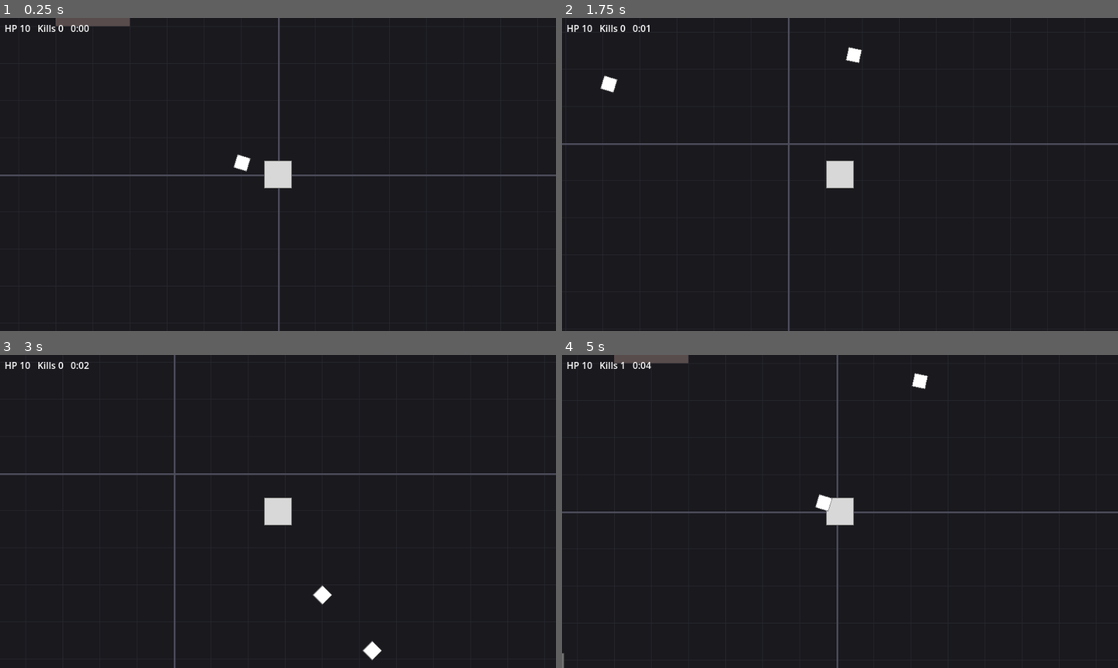
Above: before the commit, frames 1-4 (two rows, left to right).
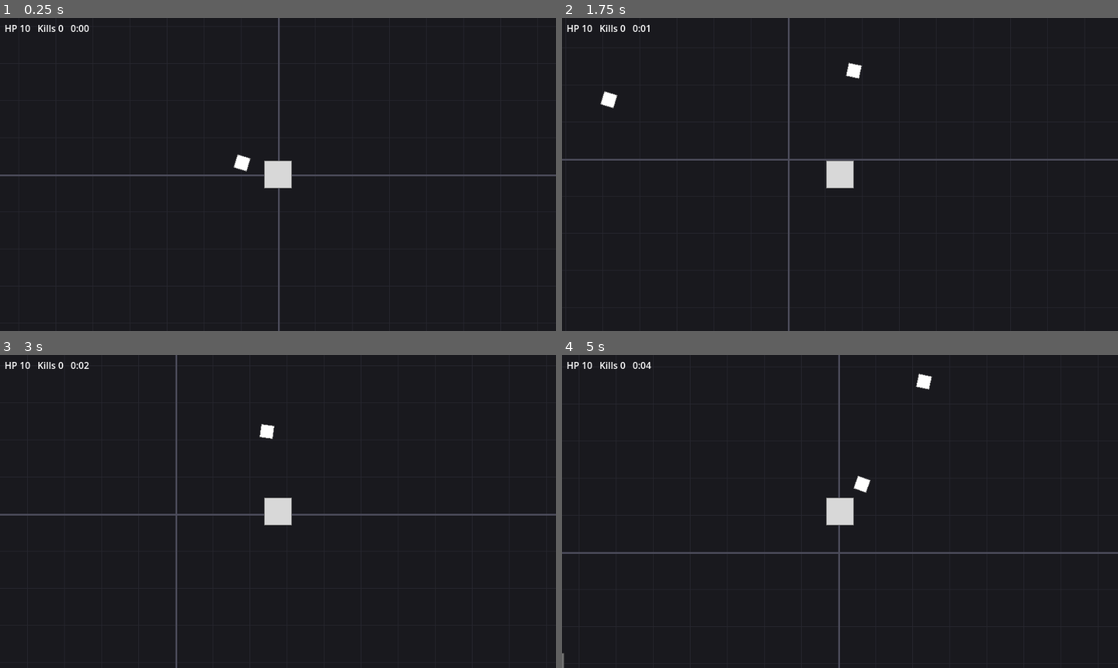
Above: after the commit, the same moments.

Repository: Veavictis/Abstractus
Game: Godot game, scene res://scenes/levels/test_level.tscn
Two runs of this game, one before a commit and one after it. Both use one fixed random seed, a clock stepped at 60 frames per second and the inputs below.
Inputs:
- Up to frame 1 (0.25 s): no input
- Up to frame 2 (1.75 s): hold D (move_right) 0.53-1.28 s; hold S (move_down) from 1.28 s (still down)
- Up to frame 3 (3 s): release S (move_down) at 2.03 s; hold D (move_right) 2.03-2.78 s; hold W (move_up) from 2.78 s (still down)
- Up to frame 4 (5 s): release W (move_up) at 3.53 s; hold A (move_left) from 3.53 s (still down)

The runs differ from the first frame. In frame 1, 0.3% of the frame differs, in the area x 10-24%, y 0-3%; in frame 2, 1.8%; in frame 3, 2.1%; in frame 4, 2.4%, in the area x 0-100%, y 0-100%.

Commit message:
Trace the level 1 background's obstacles; block enemies and shots
The 18 outlined shapes in level_1.png are CollisionPolygon2D obstacles. Enemies are now
CharacterBody2D that slide along obstacles, and player shots stop on them. The PNG itself
is added from the creator's PC (Git LFS).

Co-Authored-By: Claude Opus 5.5 <noreply@anthropic.com>
Claude-Session: https://claude.ai/code/session_01DncowDNkGb5khGGzWE9Dwx

Diff:
--- a/scenes/actors/enemy.gd
+++ b/scenes/actors/enemy.gd
@@ -1,6 +1,7 @@
 class_name Enemy
-extends Area2D
-## Test enemy: walks straight at the player and dies after `max_health` hits.
+extends CharacterBody2D
+## Test enemy: walks straight at the player, sliding along obstacles, and dies after
+## `max_health` hits. Shots and the player's hurtbox touch its `Hitbox` area.
 ## Every number here is a placeholder to tune in the Inspector.
 
 signal killed
@@ -19,11 +20,12 @@
 	add_to_group("enemies")
 
 
-func _physics_process(delta: float) -> void:
+func _physics_process(_delta: float) -> void:
 	if not is_instance_valid(target):
 		return
 	var direction := global_position.direction_to(target.global_position)
-	position += direction * speed * delta
+	velocity = direction * speed
+	move_and_slide()
 	if direction.x != 0.0:
 		_sprite.flip_h = direction.x < 0.0
 
--- a/scenes/actors/enemy.tscn
+++ b/scenes/actors/enemy.tscn
@@ -6,10 +6,10 @@
 [sub_resource type="CircleShape2D" id="CircleShape2D_enemy"]
 radius = 16.0
 
-[node name="Enemy" type="Area2D"]
-collision_layer = 2
-collision_mask = 0
-monitoring = false
+[node name="Enemy" type="CharacterBody2D"]
+collision_layer = 0
+collision_mask = 8
+motion_mode = 1
 script = ExtResource("1_enemy")
 
 [node name="Sprite" type="Sprite2D" parent="."]
@@ -17,5 +17,13 @@
 art_path = "res://assets/art/sprites/enemy.png"
 placeholder_color = Color(0.45, 0.45, 0.45, 1)
 
-[node name="Shape" type="CollisionShape2D" parent="."]
+[node name="Body" type="CollisionShape2D" parent="."]
 shape = SubResource("CircleShape2D_enemy")
+
+[node name="Hitbox" type="Area2D" parent="."]
+collision_layer = 2
+collision_mask = 0
+monitoring = false
+
+[node name="Shape" type="CollisionShape2D" parent="Hitbox"]
+shape = SubResource("CircleShape2D_enemy")
--- a/scenes/actors/player_shot.gd
+++ b/scenes/actors/player_shot.gd
@@ -1,6 +1,7 @@
 class_name PlayerShot
 extends Area2D
-## Test auto-attack shot: flies straight, hits the first enemy it touches.
+## Test auto-attack shot: flies straight, hits the first enemy it touches, and stops at
+## obstacles.
 ## The art is drawn facing right; the shot rotates to its direction.
 
 @export var speed := 300.0
@@ -13,6 +14,7 @@
 func _ready() -> void:
 	rotation = direction.angle()
 	area_entered.connect(_on_area_entered)
+	body_entered.connect(func(_body: Node2D) -> void: queue_free())
 	get_tree().create_timer(lifetime).timeout.connect(queue_free)
 
 
@@ -21,6 +23,7 @@
 
 
 func _on_area_entered(area: Area2D) -> void:
-	if area is Enemy and not is_queued_for_deletion():
-		area.hit(damage)
+	var enemy := area.get_parent() as Enemy
+	if enemy and not is_queued_for_deletion():
+		enemy.hit(damage)
 		queue_free()
--- a/scenes/actors/player_shot.tscn
+++ b/scenes/actors/player_shot.tscn
@@ -8,7 +8,7 @@
 
 [node name="PlayerShot" type="Area2D"]
 collision_layer = 4
-collision_mask = 2
+collision_mask = 10
 monitorable = false
 script = ExtResource("1_shot")
 
--- a/scenes/levels/background_chunk.gd
+++ b/scenes/levels/background_chunk.gd
@@ -7,7 +7,7 @@
 
 const SIZE := 1024
 
-@export_file("*.png") var art_path := "res://assets/art/backgrounds/test_chunk.png"
+@export_file("*.png") var art_path := "res://assets/art/backgrounds/level_1.png"
 
 @onready var _art: Sprite2D = $Art
 
@@ -29,6 +29,4 @@
 	# Thick lines on the chunk edges, so you can see where one chunk ends.
 	image.fill_rect(Rect2i(0, 0, 3, SIZE), Color(0.3, 0.3, 0.36))
 	image.fill_rect(Rect2i(0, 0, SIZE, 3), Color(0.3, 0.3, 0.36))
-	# Matches the ExampleObstacle hitbox. Delete both once your painting is in.
-	image.fill_rect(Rect2i(640, 640, 128, 128), Color(0.35, 0.3, 0.3))
 	return image
--- a/scenes/levels/background_chunk.tscn
+++ b/scenes/levels/background_chunk.tscn
@@ -1,17 +1,69 @@
-[gd_scene load_steps=2 format=3]
+[gd_scene format=3]
 
 [ext_resource type="Script" path="res://scenes/levels/background_chunk.gd" id="1_chunk"]
 
-[node name="BackgroundChunk" type="Node2D"]
+[node name="BackgroundChunk" type="Node2D" unique_id=1653142968]
 script = ExtResource("1_chunk")
+art_path = "res://assets/art/backgrounds/level_1.png"
 
-[node name="Art" type="Sprite2D" parent="."]
+[node name="Art" type="Sprite2D" parent="." unique_id=236517364]
 z_index = -100
 centered = false
 
-[node name="Obstacles" type="StaticBody2D" parent="."]
+[node name="Obstacles" type="StaticBody2D" parent="." unique_id=10001701]
 collision_layer = 8
 collision_mask = 0
 
-[node name="ExampleObstacle" type="CollisionPolygon2D" parent="Obstacles"]
-polygon = PackedVector2Array(640, 640, 768, 640, 768, 768, 640, 768)
+[node name="Obstacle1" type="CollisionPolygon2D" parent="Obstacles" unique_id=1417163134]
+polygon = PackedVector2Array(991, 13, 989, 14, 987, 14, 985, 19, 984, 19, 984, 24, 986, 26, 986, 28, 991, 31, 996, 31, 1000, 28, 1001, 28, 1002, 24, 1003, 24, 1003, 19, 1001, 17, 1001, 15, 996, 13, 996, 12, 991, 12)
+
+[node name="Obstacle2" type="CollisionPolygon2D" parent="Obstacles" unique_id=1555032203]
+polygon = PackedVector2Array(729, 15, 725, 17, 723, 17, 720, 21, 719, 21, 717, 27, 716, 27, 716, 36, 719, 40, 719, 42, 729, 49, 738, 49, 742, 46, 744, 46, 747, 42, 748, 42, 750, 36, 751, 36, 751, 27, 748, 23, 748, 21, 744, 18, 744, 17, 738, 15, 738, 14, 729, 14)
+
+[node name="Obstacle3" type="CollisionPolygon2D" parent="Obstacles" unique_id=2117719801]
+polygon = PackedVector2Array(397, 17, 397, 28, 397, 29, 640, 28, 641, 28, 640, 17, 640, 16, 397, 16)
+
+[node name="Obstacle4" type="CollisionPolygon2D" parent="Obstacles" unique_id=632850487]
+polygon = PackedVector2Array(154, 35, 153, 35, 153, 65, 135, 65, 134, 41, 63, 41, 62, 42, 62, 65, 30, 66, 29, 66, 30, 96, 62, 96, 63, 207, 134, 207, 135, 206, 135, 96, 153, 96, 154, 155, 166, 155, 167, 154, 167, 96, 179, 95, 180, 95, 180, 66, 167, 65, 167, 35, 154, 34)
+
+[node name="Obstacle5" type="CollisionPolygon2D" parent="Obstacles" unique_id=697362384]
+polygon = PackedVector2Array(809, 37, 808, 37, 808, 72, 844, 72, 845, 72, 845, 37, 809, 36)
+
+[node name="Obstacle6" type="CollisionPolygon2D" parent="Obstacles" unique_id=2817884]
+polygon = PackedVector2Array(410, 250, 409, 250, 409, 313, 473, 313, 474, 313, 474, 250, 410, 249)
+
+[node name="Obstacle7" type="CollisionPolygon2D" parent="Obstacles" unique_id=403852589]
+polygon = PackedVector2Array(673, 261, 672, 261, 672, 408, 692, 408, 693, 408, 693, 261, 673, 260)
+
+[node name="Obstacle8" type="CollisionPolygon2D" parent="Obstacles" unique_id=286034710]
+polygon = PackedVector2Array(30, 361, 27, 362, 24, 362, 23, 364, 21, 364, 15, 372, 14, 372, 12, 378, 12, 387, 14, 390, 14, 393, 16, 394, 16, 396, 24, 402, 24, 403, 30, 405, 39, 405, 42, 403, 45, 403, 46, 401, 48, 401, 52, 396, 53, 396, 56, 387, 57, 387, 57, 378, 55, 375, 55, 372, 53, 371, 53, 369, 45, 363, 45, 362, 39, 361, 39, 360, 30, 360)
+
+[node name="Obstacle9" type="CollisionPolygon2D" parent="Obstacles" unique_id=2079839728]
+polygon = PackedVector2Array(906, 428, 902, 430, 900, 430, 893, 440, 893, 449, 900, 459, 902, 459, 902, 470, 905, 476, 905, 478, 908, 480, 908, 482, 915, 487, 915, 488, 923, 491, 926, 491, 926, 494, 930, 499, 930, 501, 935, 504, 935, 505, 942, 507, 942, 508, 950, 508, 955, 505, 957, 505, 958, 503, 960, 503, 963, 498, 964, 498, 966, 491, 967, 491, 966, 483, 966, 480, 962, 475, 962, 473, 957, 469, 955, 469, 955, 459, 952, 453, 952, 451, 949, 449, 949, 447, 942, 442, 942, 441, 934, 438, 926, 438, 925, 436, 925, 434, 921, 431, 921, 430, 915, 428, 915, 427, 906, 427)
+
+[node name="Obstacle10" type="CollisionPolygon2D" parent="Obstacles" unique_id=190341156]
+polygon = PackedVector2Array(525, 489, 522, 489, 521, 491, 519, 491, 516, 496, 515, 496, 514, 499, 514, 506, 515, 506, 515, 509, 517, 510, 517, 512, 525, 517, 532, 517, 536, 514, 538, 514, 539, 512, 540, 512, 542, 506, 543, 506, 543, 499, 542, 499, 542, 496, 540, 495, 540, 493, 535, 490, 535, 489, 525, 488)
+
+[node name="Obstacle11" type="CollisionPolygon2D" parent="Obstacles" unique_id=240801593]
+polygon = PackedVector2Array(265, 509, 264, 509, 264, 544, 300, 544, 301, 544, 301, 509, 265, 508)
+
+[node name="Obstacle12" type="CollisionPolygon2D" parent="Obstacles" unique_id=1052562818]
+polygon = PackedVector2Array(151, 631, 148, 631, 147, 633, 145, 633, 142, 638, 141, 638, 140, 641, 140, 648, 141, 648, 141, 651, 143, 652, 143, 654, 151, 659, 158, 659, 162, 656, 164, 656, 165, 654, 166, 654, 168, 648, 169, 648, 169, 641, 166, 637, 166, 635, 161, 632, 161, 631, 151, 630)
+
+[node name="Obstacle13" type="CollisionPolygon2D" parent="Obstacles" unique_id=450555214]
+polygon = PackedVector2Array(813, 645, 812, 645, 812, 680, 848, 680, 849, 680, 849, 645, 813, 644)
+
+[node name="Obstacle14" type="CollisionPolygon2D" parent="Obstacles" unique_id=668369045]
+polygon = PackedVector2Array(569, 677, 565, 677, 562, 679, 559, 679, 555, 683, 553, 683, 548, 689, 547, 689, 544, 695, 543, 695, 540, 705, 540, 716, 543, 723, 543, 726, 547, 730, 547, 732, 553, 737, 553, 738, 559, 741, 559, 742, 569, 744, 569, 745, 580, 744, 584, 744, 587, 742, 590, 742, 594, 738, 596, 738, 601, 732, 602, 732, 605, 726, 606, 726, 608, 716, 609, 716, 608, 705, 608, 701, 606, 698, 606, 695, 602, 691, 602, 689, 596, 684, 596, 683, 590, 680, 590, 679, 580, 677, 580, 676, 569, 676)
+
+[node name="Obstacle15" type="CollisionPolygon2D" parent="Obstacles" unique_id=1897171497]
+polygon = PackedVector2Array(375, 792, 373, 793, 371, 793, 367, 799, 367, 800, 364, 801, 361, 801, 355, 807, 355, 809, 354, 808, 347, 808, 344, 810, 342, 810, 341, 812, 339, 812, 336, 818, 335, 818, 335, 821, 334, 821, 335, 828, 335, 831, 338, 834, 338, 836, 342, 838, 342, 839, 347, 841, 354, 841, 357, 839, 359, 839, 360, 837, 362, 837, 366, 831, 366, 828, 371, 826, 374, 826, 379, 820, 380, 820, 381, 817, 381, 812, 383, 811, 385, 811, 388, 805, 389, 805, 389, 799, 387, 797, 387, 795, 381, 792, 381, 791, 375, 791)
+
+[node name="Obstacle16" type="CollisionPolygon2D" parent="Obstacles" unique_id=60319942]
+polygon = PackedVector2Array(137, 845, 136, 845, 136, 904, 196, 904, 197, 904, 197, 845, 137, 844)
+
+[node name="Obstacle17" type="CollisionPolygon2D" parent="Obstacles" unique_id=1038252998]
+polygon = PackedVector2Array(373, 929, 372, 929, 372, 952, 396, 952, 397, 952, 397, 929, 373, 928)
+
+[node name="Obstacle18" type="CollisionPolygon2D" parent="Obstacles" unique_id=543214620]
+polygon = PackedVector2Array(869, 961, 868, 961, 868, 980, 888, 980, 889, 980, 889, 961, 869, 960)
Not shown, removed: assets/art/backgrounds/.gitkeep
Not shown, changed: docs/test-level.md
